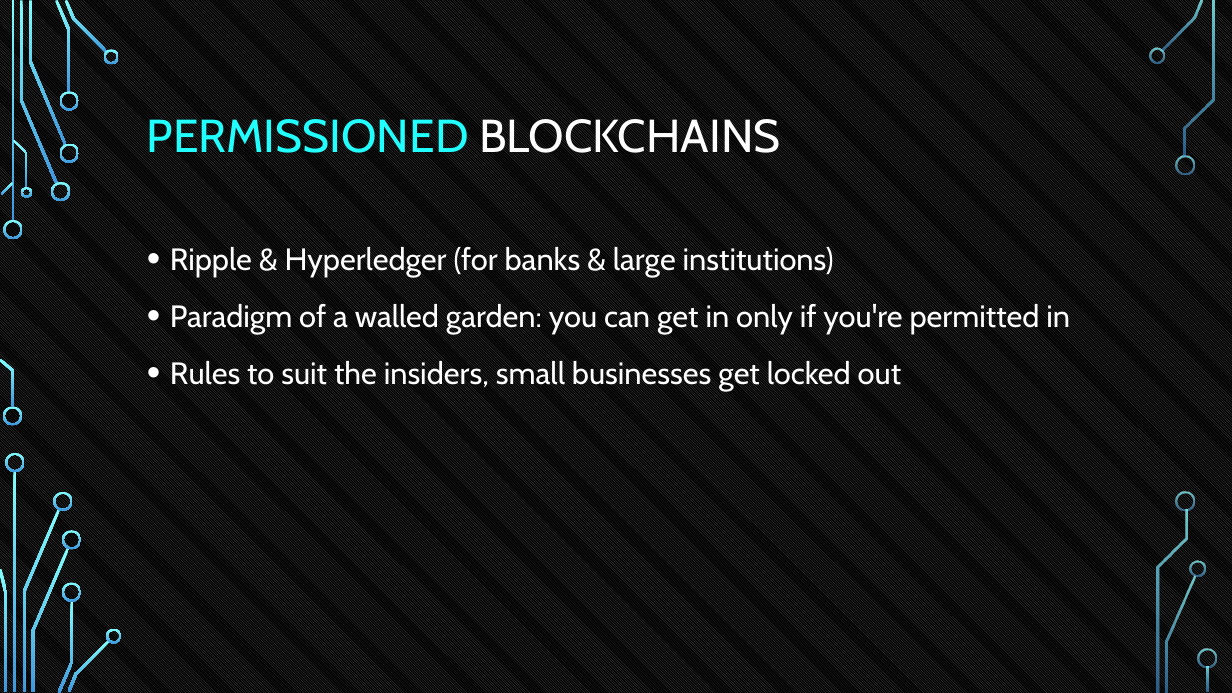
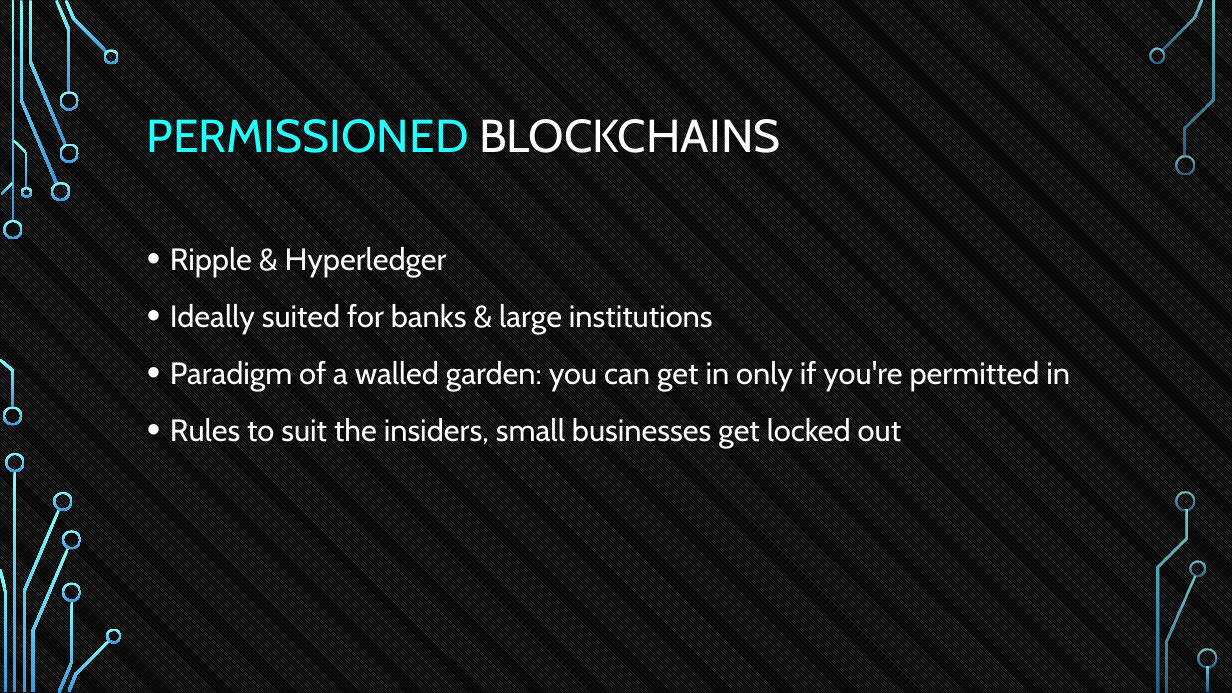
Before and after one commit to tokenika/tokenika.github.io, a slide deck: slide 6 of eostalk/EOS Talk Lodz2.pptx. Drawn at 1232x693 pixels with LibreOffice and Linux fonts; fonts in the diff are those of the drawing; background and template pictures are left out. Boxes give left, top, right and bottom in pixels: in the first picture for what was removed or moved away, otherwise in the second. Text is boxed around its words. In the diff, an @@ line names an element or a change of style, - is before the commit and + after.

```diff
--- a/eostalk/EOS Talk Lodz2.pptx
+++ b/eostalk/EOS Talk Lodz2.pptx
@@ text at <box>170,246,713,334</box>: text changed @@
-• Ripple & Hyperledger (for banks & large institutions)
+• Ripple & Hyperledger
+• Ideally suited for banks & large institutions
```
Also in this commit, not shown: 7 other slides changed, 1 slide added, 2 other files.
